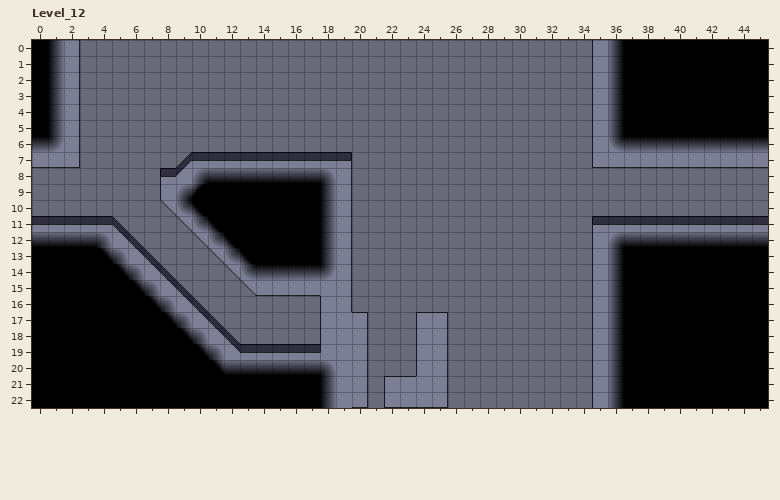
Level history. LDtk project: Darkrise/Assets/Levels/darkLightTesting.ldtk. That is the earlier state.
Cells are 60x60 px. Shown: Level_12 x 0..45, y 0..22.
The result:
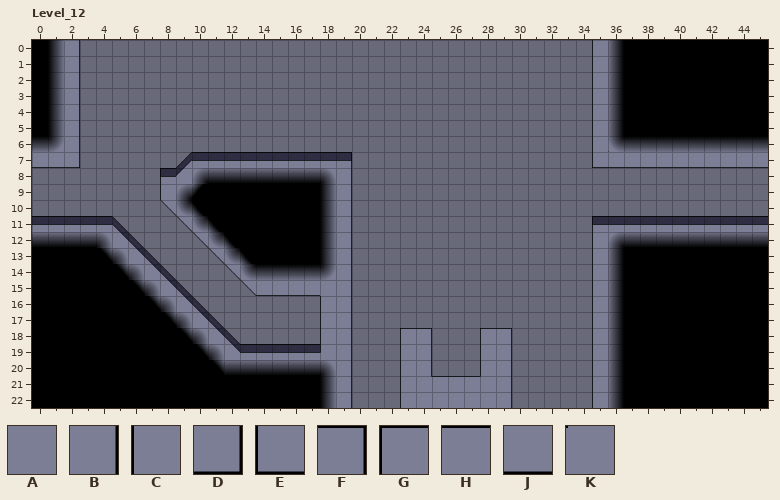
Key: from "Darkrise_Tilemap_5_2": A 2, B 24, C 24 flipped left-right, D 42, E 42 flipped left-right, F 42 flipped up-down, G 42 turned 180, H 60, J 60 flipped up-down, K 98 turned 180.
_ is an empty cell.
The author wrote: Finetuned the light test rooms as best as possible.
Difference:
Layer "Tiles":
y 17: x 19..20 AF -> B_; x 24..25 GF -> __
y 18: x 19..20 AB -> B_; x 23..25 _CB -> GF_; x 28..29 __ -> GF
y 19..20: x 19..20 AB -> B_; x 23..25 _CB -> CB_; x 28..29 __ -> CB
y 21: x 19..20 AB -> B_; x 22..23 GH -> _C; x 25..29 B____ -> HHHKB
y 22: x 19..20 AD -> B_; x 22..29 EJJD____ -> _CAAAAAB
Boxes around the changes in both pictures, in picture pixels (x1, y1, x2, y2):
changed: (351, 312, 368, 408)
changed: (384, 312, 512, 408)
